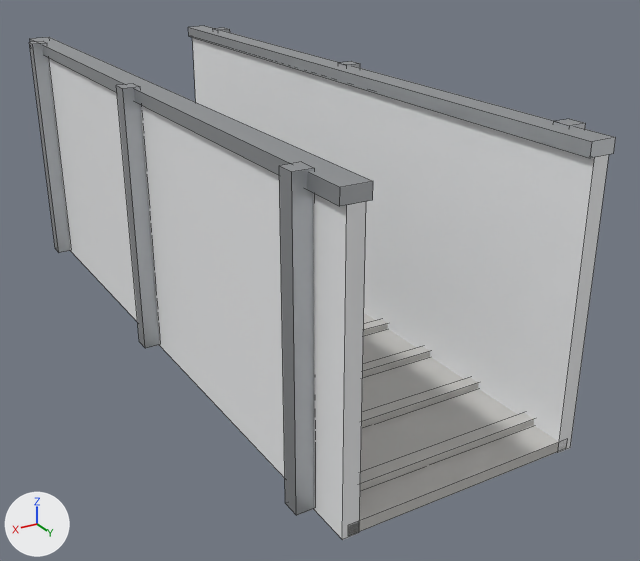
The FBX model Tools/butchery/fbx/SM_CROWD_RACE.fbx as it was, and as the next commit left it.
Before and after are seen from a 50 mm lens placed at (1.63, 3.3, 1.76), pointed at (-0.19, 0.27, 0.24). The lights are fixed; the arrows at lower left show +X, +Y and +Z. The picture after the commit comes second. Mesh edges are drawn as thin lines.

Objects in the first picture: 'SM_CROWD_RACE'.
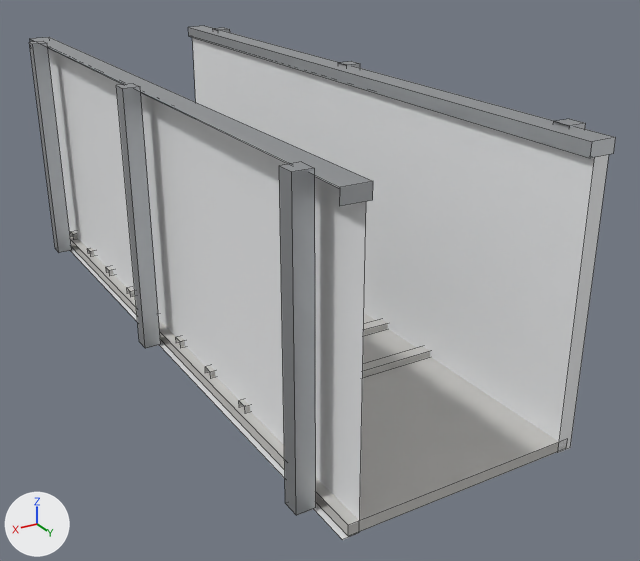
Pixel boxes (x1, y1, x2, y2) of what changed, in the pictures (640 x 561 px):
part 1 of me_sm_crowd_race_001, deleted: before (362, 377, 479, 427)
part 2 of me_sm_crowd_race_001, deleted: before (360, 413, 534, 490)
part 3 of me_sm_crowd_race_001, deleted: before (30, 29, 570, 540)

Edits to the bpy script that builds the scene:
```text
Change me_sm_crowd_race_001:
    used by ob_sm_crowd_race; location = (0.0, 0.0, 0.0)
    remove me_sm_crowd_race_001.from_pydata(...)  # 168 vertices, 126 faces; spans x -0.53..0.53, y -1.5..1.5, z 0.0..1.11
    add me_sm_crowd_race_001.from_pydata(...)  # 151 vertices, 74 faces; spans x -0.53..0.53, y -1.5..1.5, z 0.0..1.11
    me_sm_crowd_race_001 part 1: the loose piece of 8 vertices spanning x -0.43..0.43, y 1.02..1.07, z 0.04..0.07 is deleted
    me_sm_crowd_race_001 part 2: the loose piece of 8 vertices spanning x -0.43..0.43, y 1.33..1.38, z 0.04..0.07 is deleted
    me_sm_crowd_race_001 part 3
    1 vertex is removed from x 0.47, y 1.5, z 1.05
    40 faces are deleted
```
